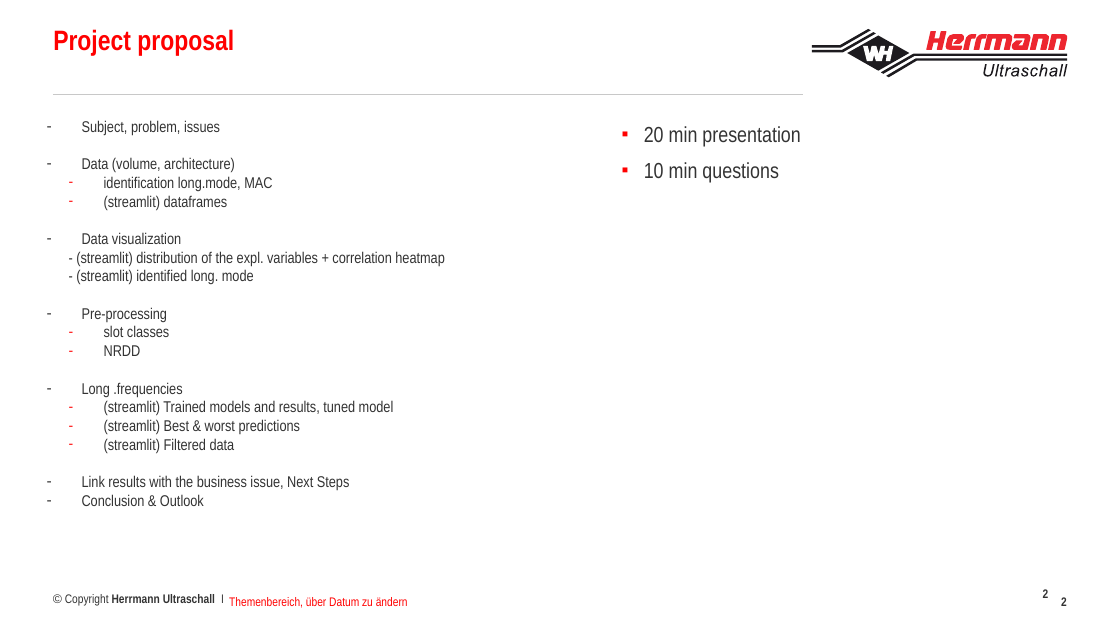
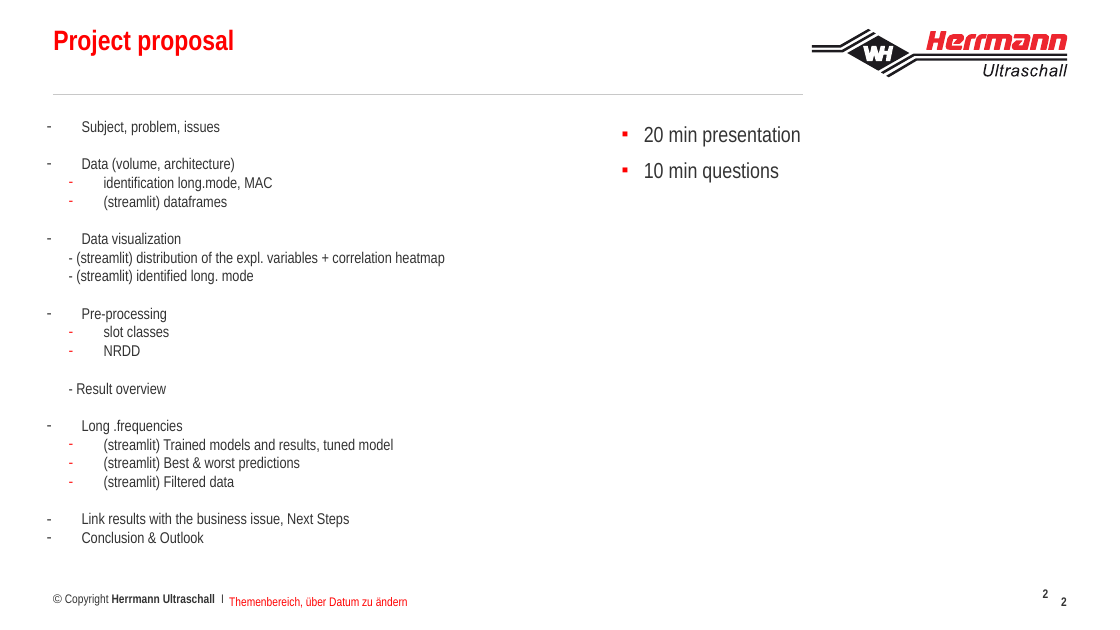
Before and after one commit to francoisbrouet/sep24_cds_int_us-welding, a slide deck: slide 2 of defense/Project defense Francois Brouet.pptx. Drawn at 1120x630 pixels with LibreOffice and Linux fonts; fonts in the diff are those of the drawing; background and template pictures are left out. Boxes give left, top, right and bottom in pixels: in the first picture for what was removed or moved away, otherwise in the second. Text is boxed around its words. In the diff, an @@ line names an element or a change of style, - is before the commit and + after.

```diff
--- a/defense/Project defense Francois Brouet.pptx
+++ b/defense/Project defense Francois Brouet.pptx
@@ text at (76,382,166,394): paragraph added @@
+  - Result overview
```
Also in this commit, not shown: 1 other slide changed, 1 other file.
